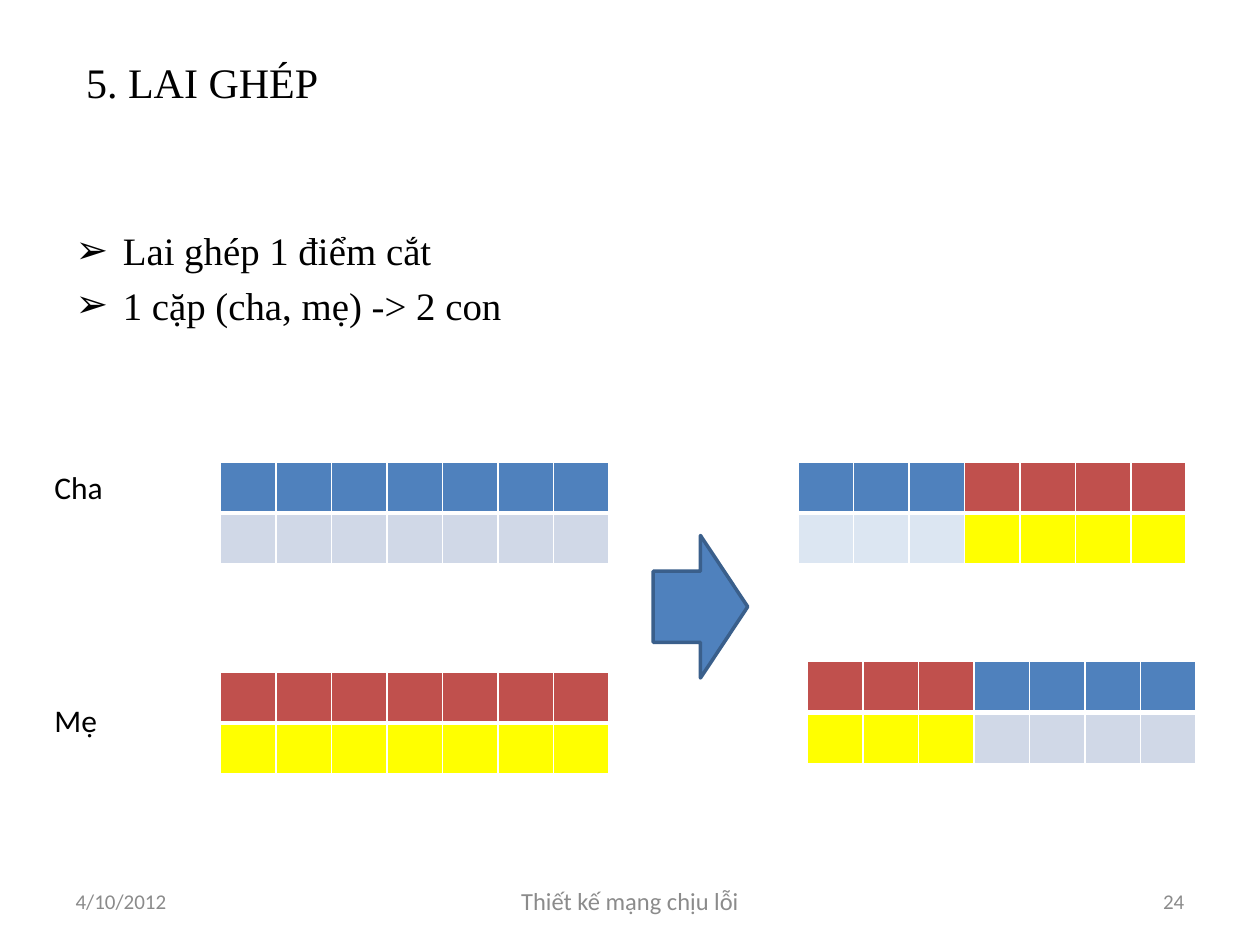
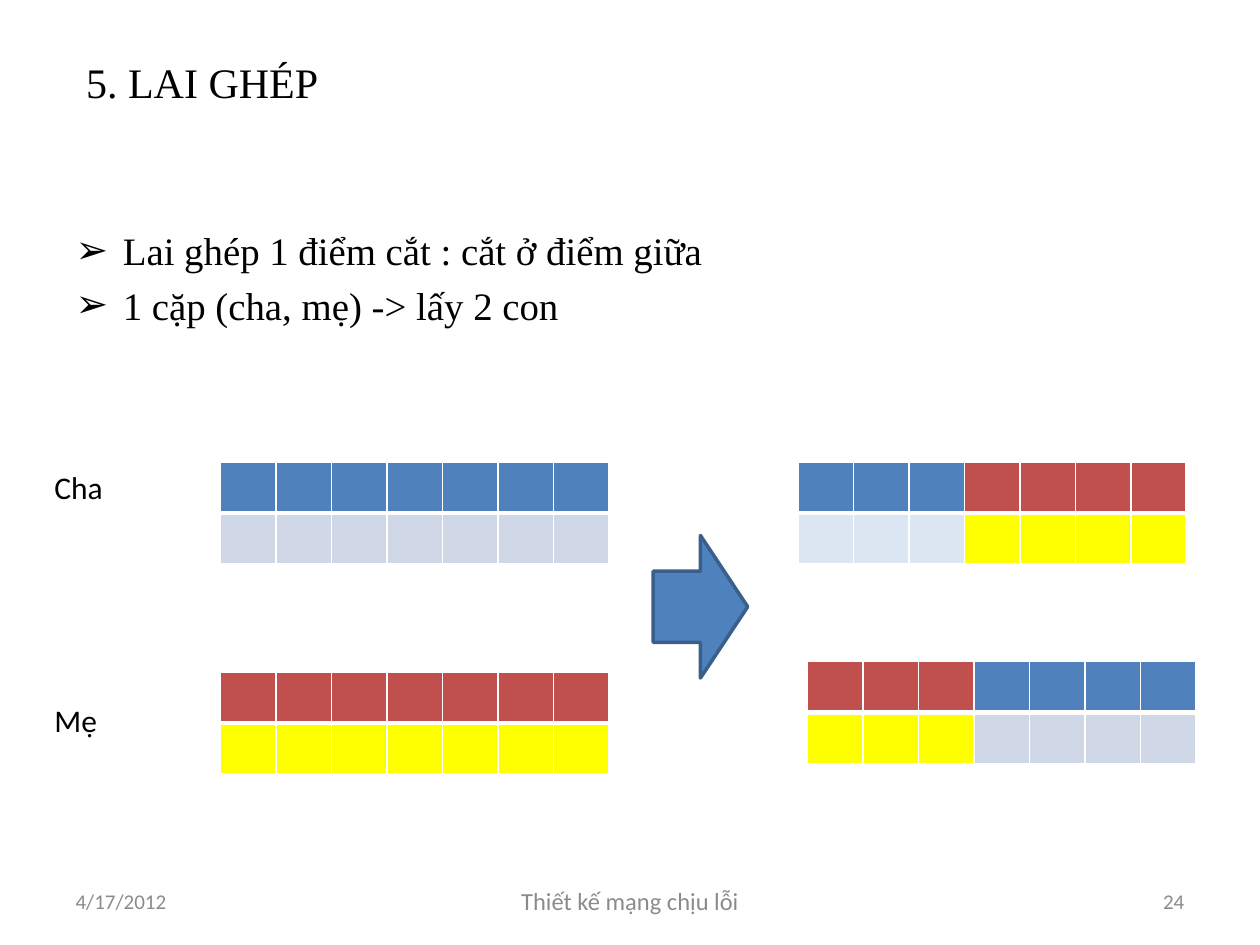
Before and after one commit to luongnv89/GAMSOND, a slide deck: slide 24 of Presents/Luongnv.Intro6.0.pptx. Drawn at 1260x945 pixels with LibreOffice and Linux fonts; fonts in the diff are those of the drawing. Boxes give left, top, right and bottom in pixels: in the first picture for what was removed or moved away, otherwise in the second. Text is boxed around its words. In the diff, an @@ line names an element or a change of style, - is before the commit and + after.

```diff
--- a/Presents/Luongnv.Intro6.0.pptx
+++ b/Presents/Luongnv.Intro6.0.pptx
@@ text at (123,237,701,327): text changed @@
-➢ Lai ghép 1 điểm cắt
-➢ 1 cặp (cha, mẹ) -> 2 con
+➢ Lai ghép 1 điểm cắt : cắt ở điểm giữa
+➢ 1 cặp (cha, mẹ) -> lấy 2 con
@@ text at (76,894,167,910): text changed @@
-4/10/2012
+4/17/2012
```
Also in this commit, not shown: 27 other slides changed, 1 slide added, 1 other file.
